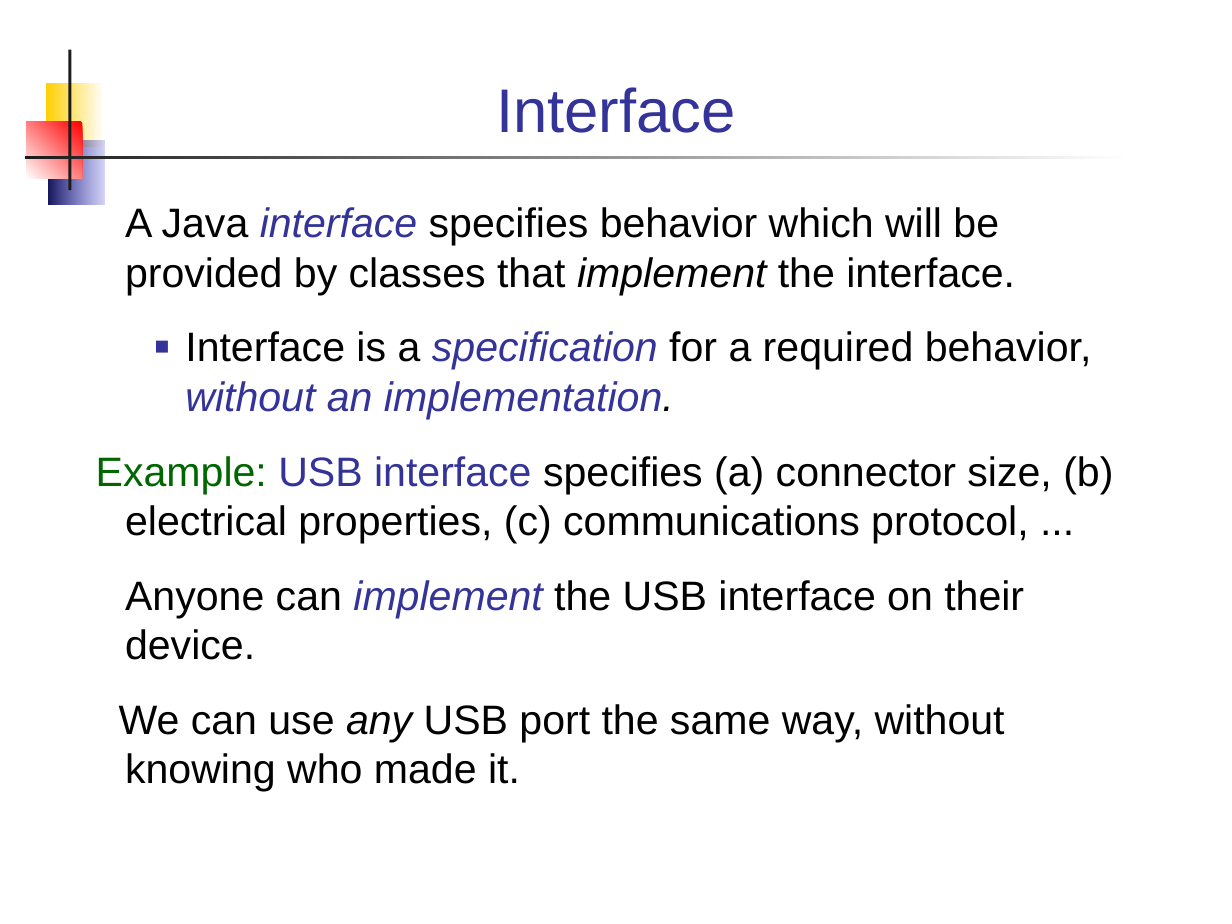
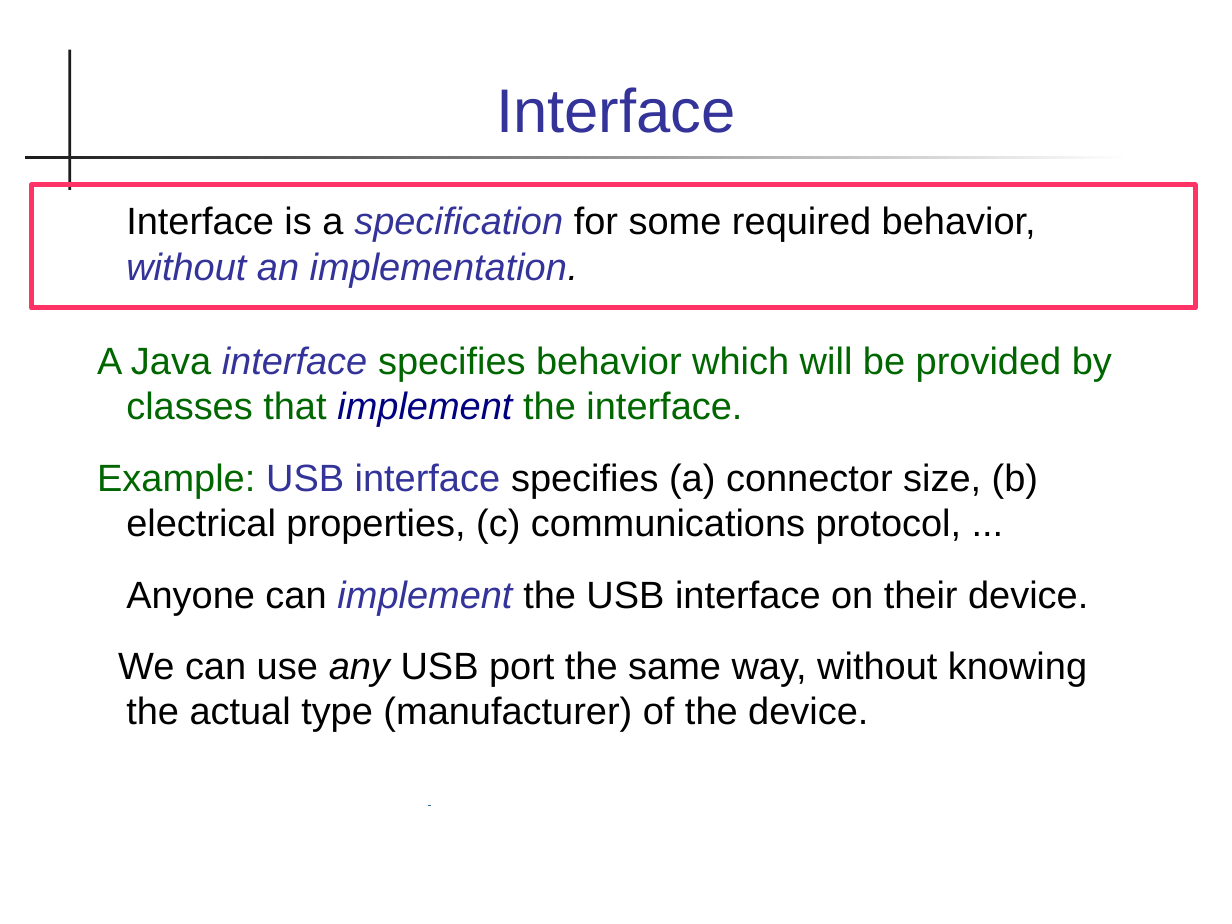
Before and after one commit to skeoop/skeoop.github.io, a slide deck: slide 11 of week2/1-Polymorphism.ppt. Drawn at 1232x924 pixels with LibreOffice and Linux fonts; fonts in the diff are those of the drawing. Boxes give left, top, right and bottom in pixels: in the first picture for what was removed or moved away, otherwise in the second. Text is boxed around its words. In the diff, an @@ line names an element or a change of style, - is before the commit and + after.

```diff
--- a/week2/1-Polymorphism.ppt
+++ b/week2/1-Polymorphism.ppt
@@ rectangle removed at (46,83,103,147) @@
@@ rectangle removed at (27,122,83,179) @@
@@ rectangle removed at (48,140,103,205) @@
@@ rectangle added at (31,185,1195,308), outline #FF3366 2.83 pt @@
@@ text at (126,206,1036,287): paragraph added @@
+Interface is a specification for some required behavior, without an implementation.
@@ text at (97,346,1112,615): size 24 to 22.2 pt in "A Java interface specifies behavior which will ...", "Example: USB interface specifies (a) connector size, ...", "Anyone can implement the USB interface on ..."; text colour #000000 to #006600 in "A Java specifies behavior which will be ..."; text colour #000000 to #000080 in "implement"; more space between paragraphs @@
@@ text at (185,331,1092,419): paragraph removed @@
-  ■ Interface is a specification for a required behavior, without an implementation.
@@ text at (118,651,1087,732): text changed; size 24 to 22.2 pt @@
-We can use any USB port the same way, without knowing who made it.
+We can use any USB port the same way, without knowing the actual type (manufacturer) of the device.
```
Also in this commit, not shown: 30 other slides changed, 7 slides added, 1 slide removed, 5 other files.
